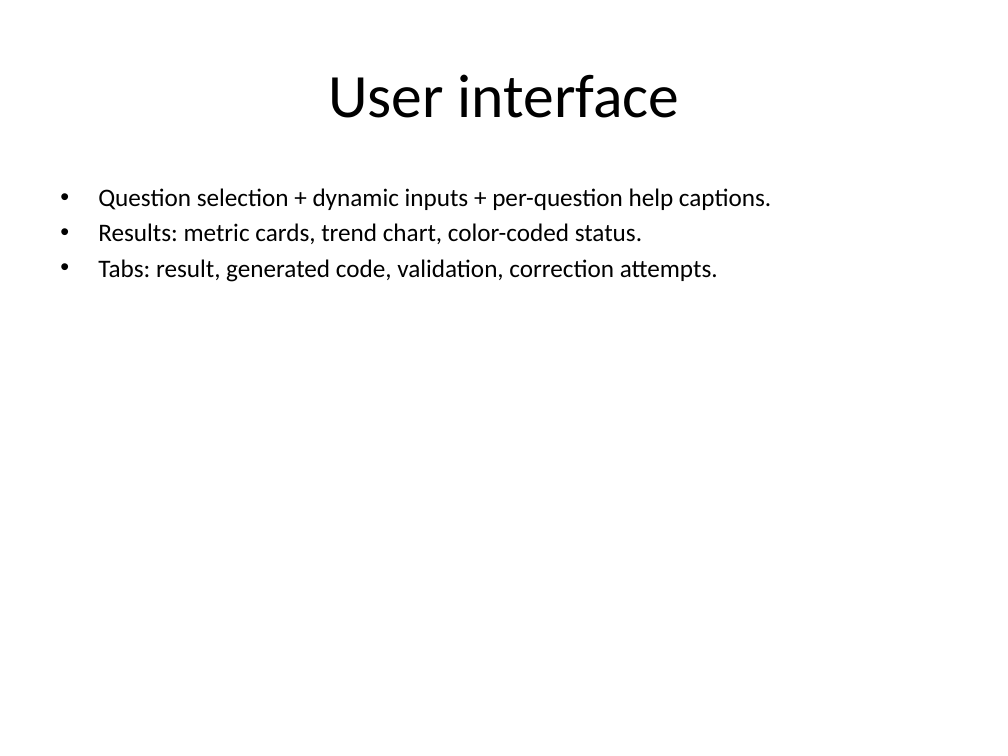
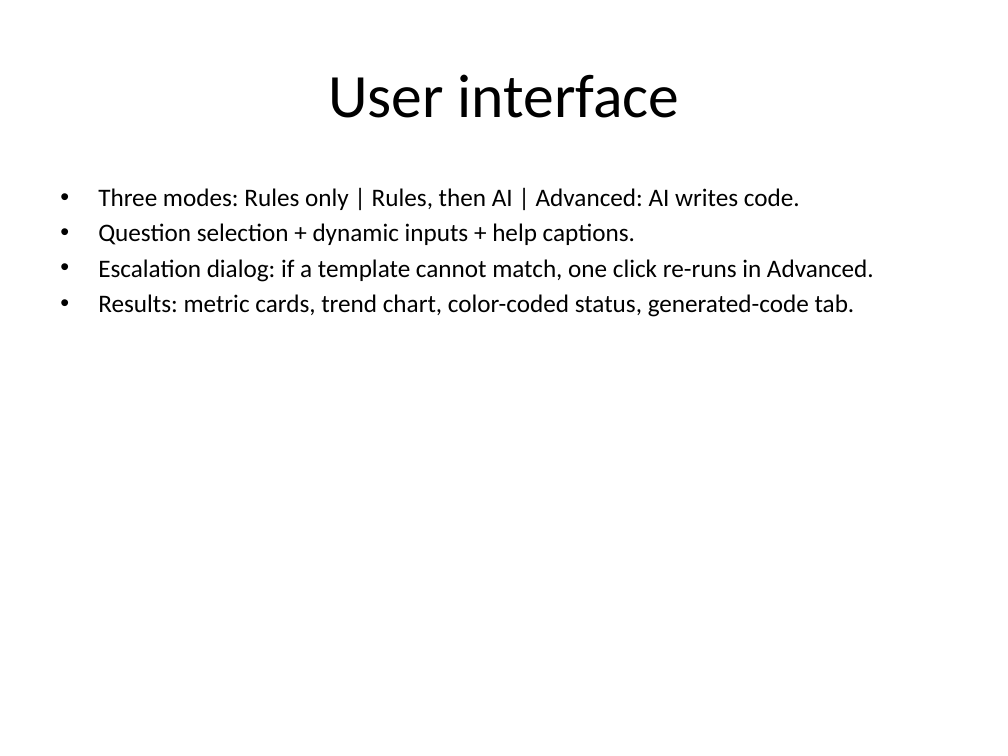
Before and after one commit to alonengel/seminar-project, a slide deck: slide 10 of docs/Clinical_Lab_Analysis_System.pptx (slide 8 before the commit). Drawn at 1008x756 pixels with LibreOffice and Linux fonts; fonts in the diff are those of the drawing. Boxes give left, top, right and bottom in pixels: in the first picture for what was removed or moved away, otherwise in the second. Text is boxed around its words. In the diff, an @@ line names an element or a change of style, - is before the commit and + after.

Commit message:
Refresh presentation deck: 12 questions, LLM/code-gen, Part-1 data slide.
Regenerate the .pptx from SLIDES.md (now 14 slides), add a reproducible docs/build_pptx.py builder, and align with the Part 1 dataset document.

```diff
--- a/docs/Clinical_Lab_Analysis_System.pptx
+++ b/docs/Clinical_Lab_Analysis_System.pptx
@@ text at bbox=[98, 188, 874, 317]: text changed @@
-• Question selection + dynamic inputs + per-question help captions.
-• Results: metric cards, trend chart, color-coded status.
-• Tabs: result, generated code, validation, correction attempts.
+• Three modes: Rules only | Rules, then AI | Advanced: AI writes code.
+• Question selection + dynamic inputs + help captions.
+• Escalation dialog: if a template cannot match, one click re-runs in Advanced.
+• Results: metric cards, trend chart, color-coded status, generated-code tab.
```
Also in this commit, not shown: 10 other slides changed, 2 slides added, 4 other files.
